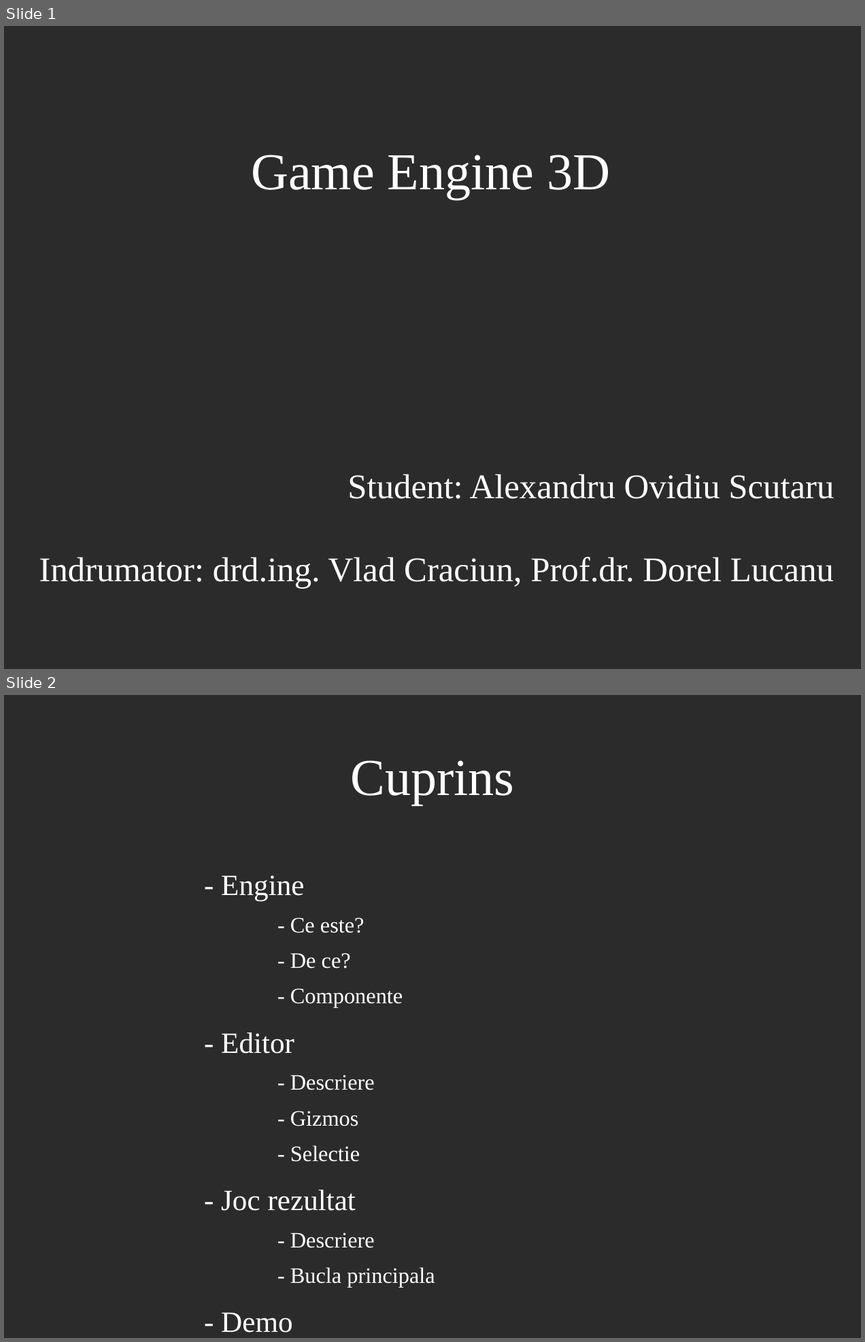
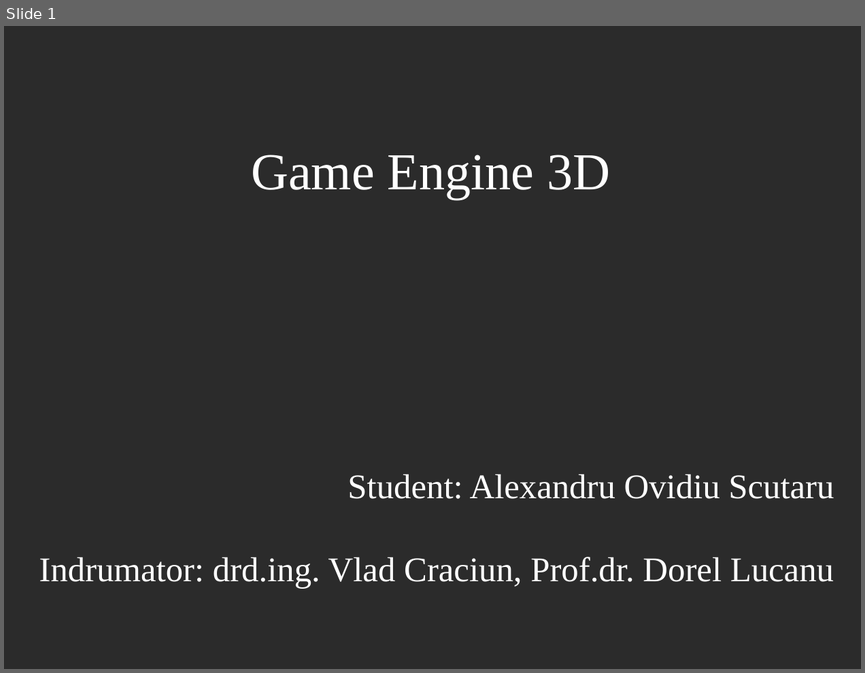
Before and after one commit to AlexandruScutaru/Licenta2019AlexandruOvidiuScutaru, a slide deck: GameEngine3D_prezentare.odp. Shown one above the other, each under a label of ours: slides 1 and 2 before the commit, slide 1 after it. The pictures are 865x1342 and 865x673 pixels, drawn with LibreOffice and Linux fonts; fonts in the diff are those of the drawing; background and template pictures are left out; a plain dark background stands for a picture behind light text. Boxes give left, top, right and bottom in pixels: in the first picture for what was removed or moved away, otherwise in the second. Text is boxed around its words. In the diff, an @@ line names an element or a change of style, - is before the commit and + after.

```diff
--- a/GameEngine3D_prezentare.odp
+++ b/GameEngine3D_prezentare.odp
@@ slide 2 removed at [4,695,861,1338], background picture (left out) @@
@@ title removed at [350,760,514,804] @@
-Cuprins
@@ text removed at [221,875,434,1332] @@
-- Engine
-    - Ce este?
-    - De ce?
-    - Componente
-- Editor
-    - Descriere
-    - Gizmos
-    - Selectie
-- Joc rezultat
-    - Descriere
-    - Bucla principala
-- Demo
-- Concluzii
```
Also in this commit, not shown: 4 slides changed, 12 slides added, 21 other slides removed.
